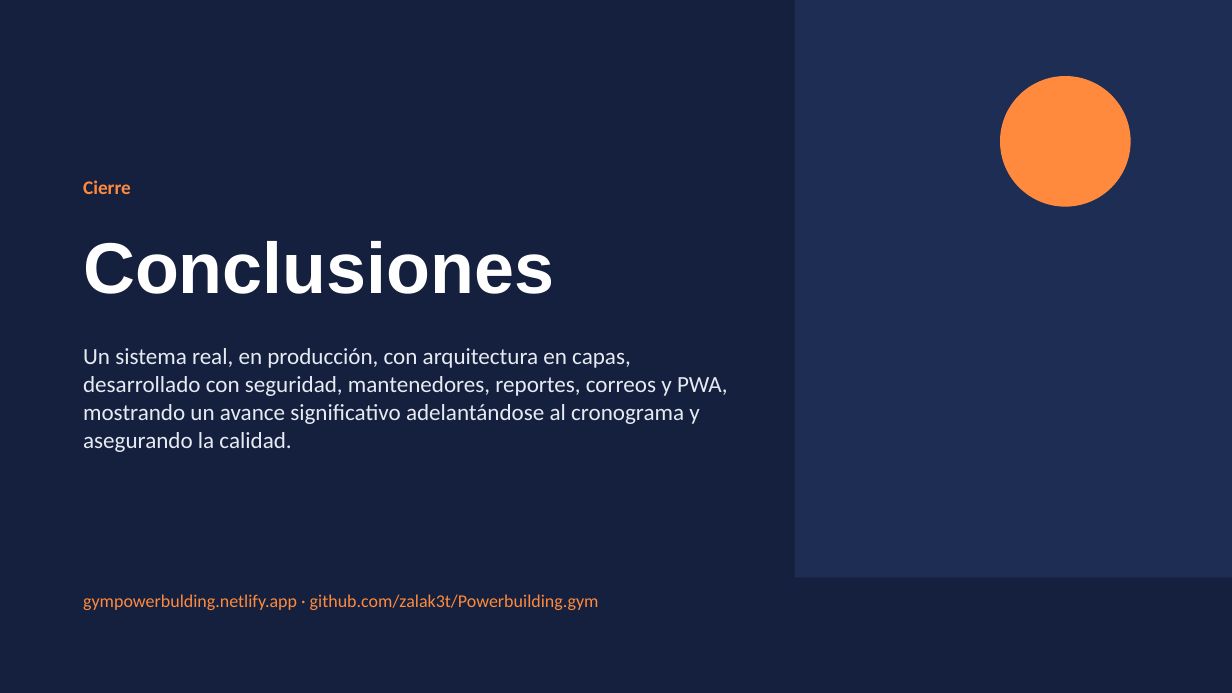
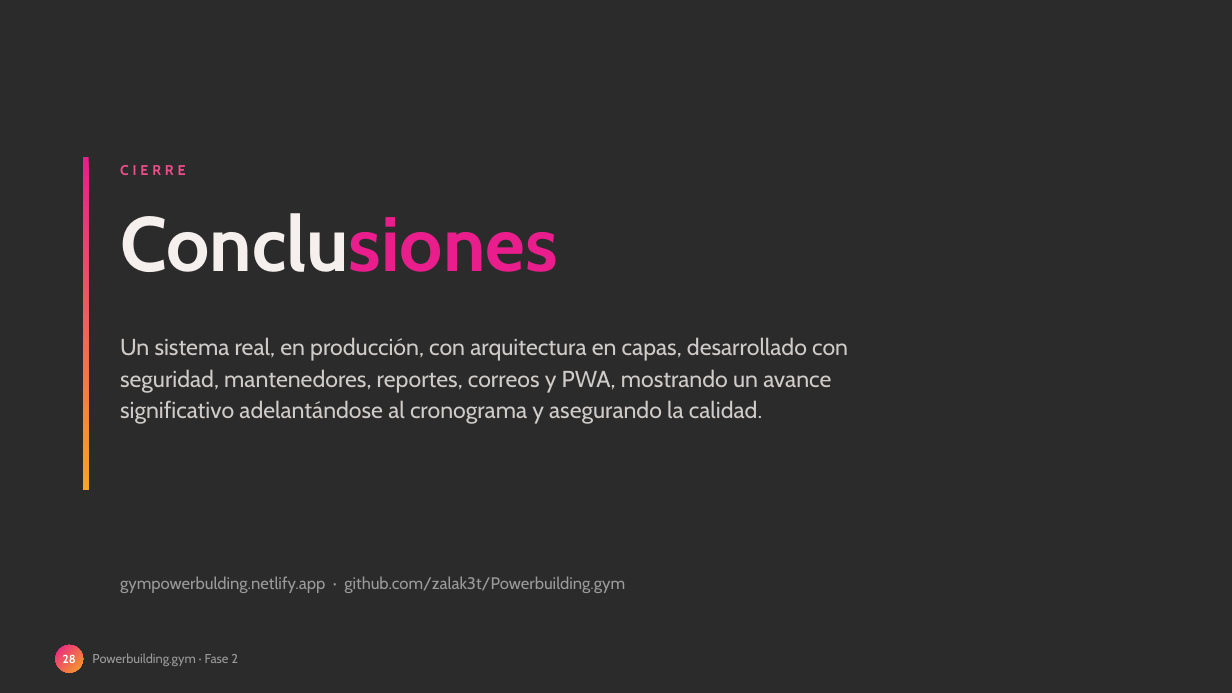
Before and after one commit to zalak3t/Powerbuilding.gym, a slide deck: slide 28 of FASE-2/Documentacion Asignatura PTY4614/Presentación Proyecto.pptx. Drawn at 1232x693 pixels with LibreOffice and Linux fonts; fonts in the diff are those of the drawing; background and template pictures are left out; a plain dark background stands for a picture behind light text. Boxes give left, top, right and bottom in pixels: in the first picture for what was removed or moved away, otherwise in the second. Text is boxed around its words. In the diff, an @@ line names an element or a change of style, - is before the commit and + after.

```diff
--- a/FASE-2/Documentacion Asignatura PTY4614/Presentación Proyecto.pptx
+++ b/FASE-2/Documentacion Asignatura PTY4614/Presentación Proyecto.pptx
@@ background #14203D to picture (left out) @@
@@ rectangle removed at [795, 0, 1232, 578] @@
@@ ellipse removed at [1001, 77, 1130, 206] @@
@@ rectangle added at [83, 157, 89, 490], fill gradient #E91E8C to #F5A623 @@
@@ text at [120, 165, 186, 175]: text changed; size 15 to 11 pt; font Calibri to Cabin; text colour #FF8A3D to #F04E8A @@
-Cierre
+CIERRE
@@ text added at [120, 213, 558, 272], 60 pt, text #F5F0EE, bold @@
+Conclusiones
@@ title removed at [83, 241, 554, 294] @@
-Conclusiones
@@ text "Un sistema real, en producción, ...": place and size @@
-text "Un sistema real, en producción, ..." at [83, 348, 728, 452]
+text "Un sistema real, en producción, ..." at [120, 337, 848, 424]
@@ text "Un sistema real, en producción, ..." at [120, 337, 848, 424]: font Calibri to Cabin, text colour #E6EAF2 to #CFCBC9; line spacing 1 to 1.15 @@
@@ text "gympowerbulding.netlify.app · github.com/zalak3t/Powerbuildi ...": place and size @@
-text "gympowerbulding.netlify.app · github.com/zalak3t/Powerbuildi ..." at [83, 594, 599, 610]
+text "gympowerbulding.netlify.app · github.com/zalak3t/Powerbuildi ..." at [120, 576, 625, 593]
@@ text "gympowerbulding.netlify.app · github.com/zalak3t/Powerbuildi ..." at [120, 576, 625, 593]: size 14 to 13 pt, font Calibri to Cabin, text colour #FF8A3D to #9A9A9A; vertical alignment middle to top @@
@@ ellipse added at [55, 645, 83, 673], fill gradient #E91E8C to #F5A623, 9 pt, text #FFFFFF, bold @@
+28
@@ text added at [92, 653, 238, 666], 10 pt, text #9A9A9A @@
+Powerbuilding.gym · Fase 2
```
Also in this commit, not shown: 27 other slides changed, 1 slide added, 1 slide removed, 6 other files.
